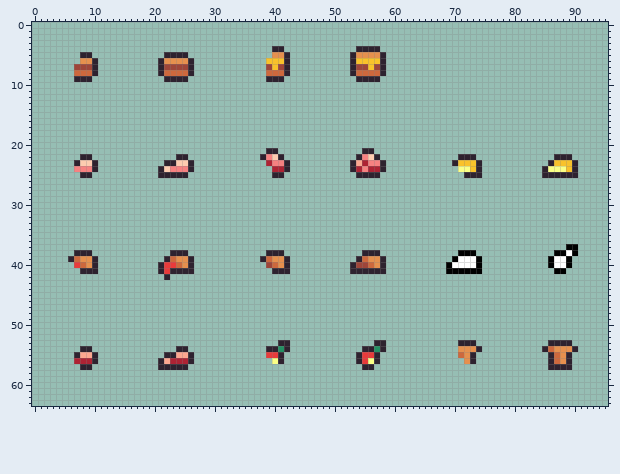
File history of a pixel-art file, Projects/TastyRoad/Assets/Sprites/foods.aseprite. The picture above was drawn from the file before the commit.
96x64 pixels, 1 frame.
After the commit:
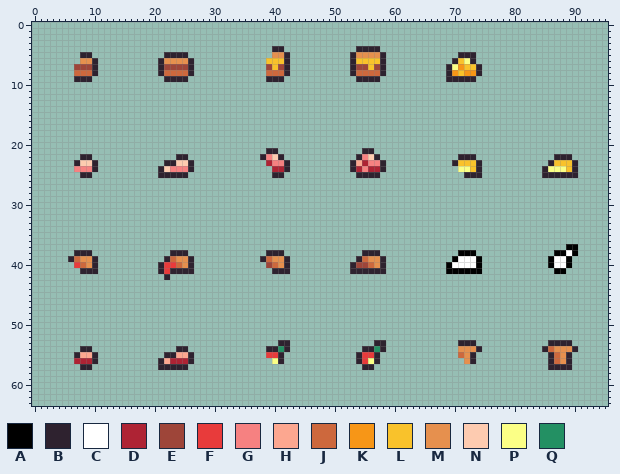
Palette (. is transparent): A #000000  B #2e222f  C #ffffff  D #ae2334  E #9e4539  F #e83b3b  G #f68181  H #fca790  J #cd683d  K #f79617  L #f9c22b  M #e6904e  N #fdcbb0  P #fbff86  Q #239063
Diff:
@@ x 67..76 @@
  4 ..........
- 5 ..........
- 6 ..........
- 7 ..........
- 8 ..........
- 9 ..........
+ 5 ....BBB...
+ 6 ...BLPB...
+ 7 ..BPKLLB..
+ 8 ..BKLKKB..
+ 9 ..BBBBB...
 10 ..........
